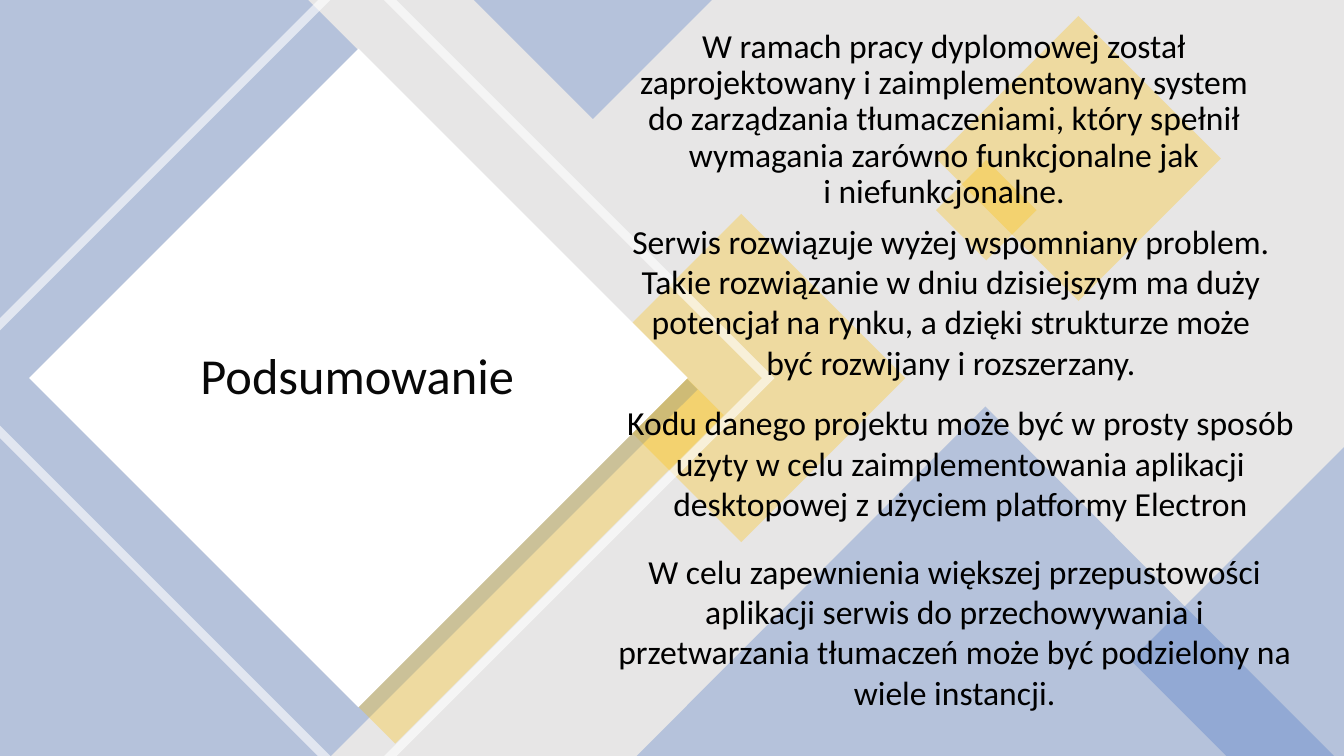
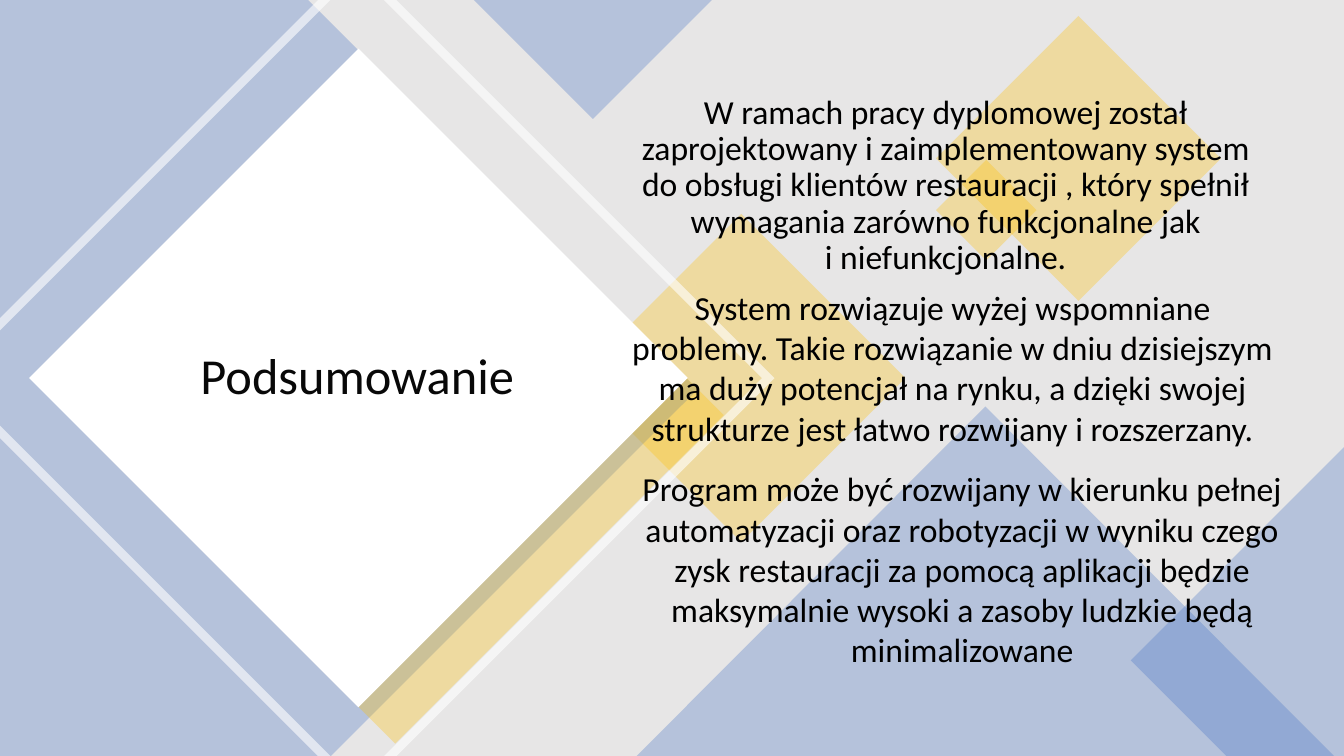
Before and after one commit to yurii-shchehliuk/ECommerce-Restaurant, a slide deck: slide 10 of PRACA DYPLOMOWA INŻYNIERSKA.pptx (slide 11 before the commit). Drawn at 1344x756 pixels with LibreOffice and Linux fonts; fonts in the diff are those of the drawing. Boxes give left, top, right and bottom in pixels: in the first picture for what was removed or moved away, otherwise in the second. Text is boxed around its words. In the diff, an @@ line names an element or a change of style, - is before the commit and + after.

```diff
--- a/PRACA DYPLOMOWA INŻYNIERSKA.pptx
+++ b/PRACA DYPLOMOWA INŻYNIERSKA.pptx
@@ text at bbox=[642, 96, 1250, 277]: text changed @@
-W ramach pracy dyplomowej został zaprojektowany i zaimplementowany system do zarządzania tłumaczeniami, który spełnił wymagania zarówno funkcjonalne jak i niefunkcjonalne.
+W ramach pracy dyplomowej został zaprojektowany i zaimplementowany system do obsługi klientów restauracji , który spełnił wymagania zarówno funkcjonalne jak i niefunkcjonalne.
@@ text at bbox=[632, 292, 1272, 449]: text changed @@
-Serwis rozwiązuje wyżej wspomniany problem. Takie rozwiązanie w dniu dzisiejszym ma duży potencjał na rynku, a dzięki strukturze może być rozwijany i rozszerzany.
+System rozwiązuje wyżej wspomniane problemy. Takie rozwiązanie w dniu dzisiejszym ma duży potencjał na rynku, a dzięki swojej strukturze jest łatwo rozwijany i rozszerzany.
@@ text at bbox=[642, 474, 1281, 663]: text changed @@
-Kodu danego projektu może być w prosty sposób użyty w celu zaimplementowania aplikacji desktopowej z użyciem platformy Electron
+Program może być rozwijany w kierunku pełnej automatyzacji oraz robotyzacji w wyniku czego zysk restauracji za pomocą aplikacji będzie maksymalnie wysoki a zasoby ludzkie będą minimalizowane
@@ text removed at bbox=[618, 556, 1291, 711] @@
-W celu zapewnienia większej przepustowości aplikacji serwis do przechowywania i przetwarzania tłumaczeń może być podzielony na wiele instancji.
```
Also in this commit, not shown: 7 other slides changed, 1 slide removed, 2 other files.
